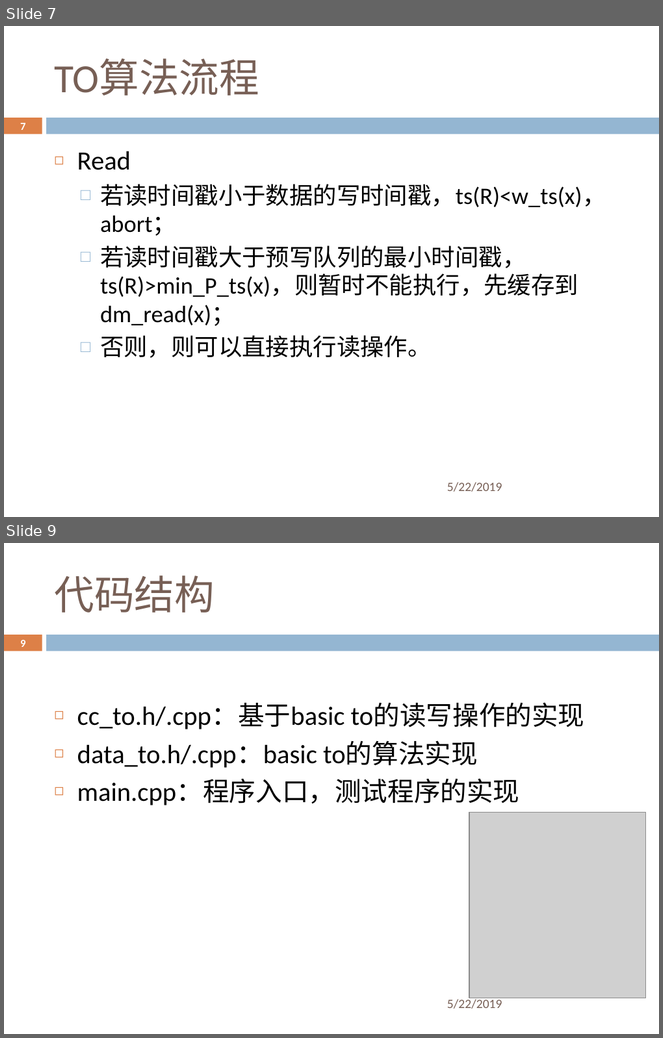
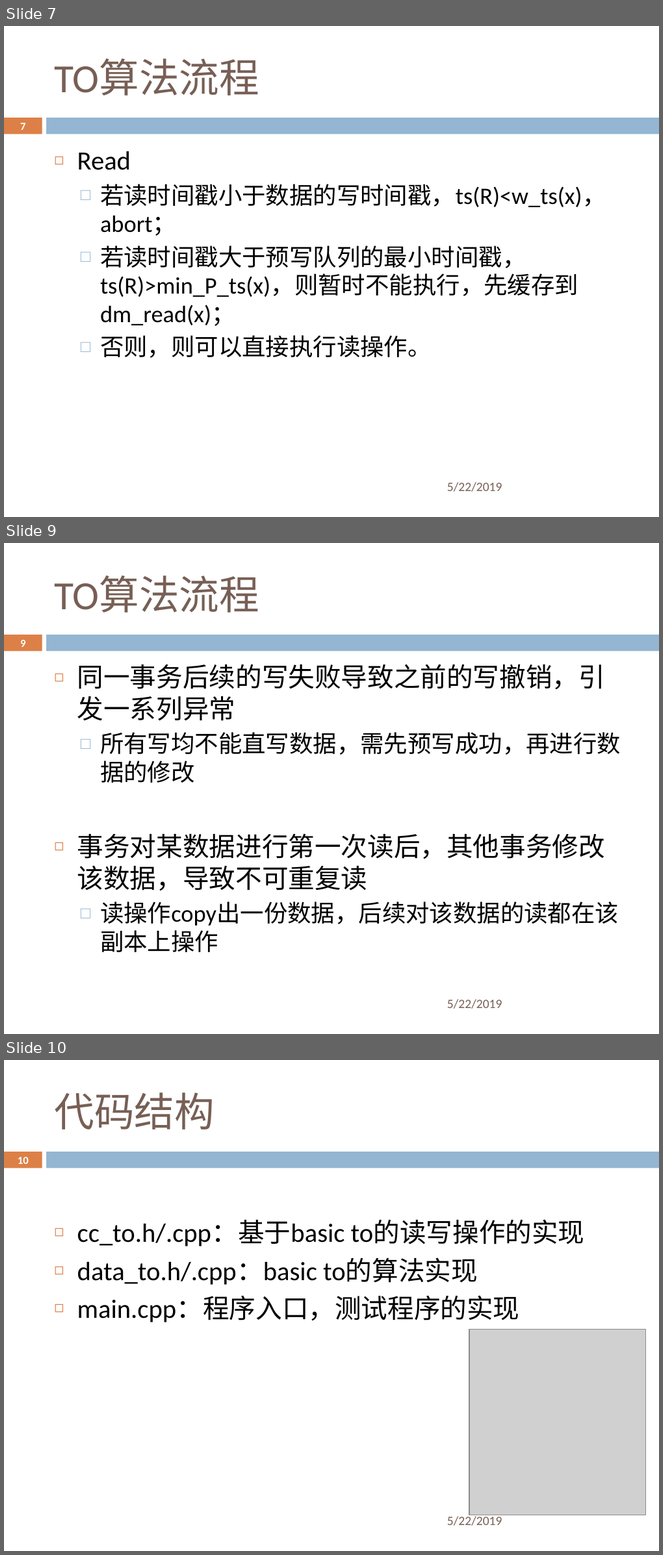
Before and after one commit to ZhangZihao270/DaSE_DBMS_Implemention, a slide deck: 并发控制/cc_to/slides/cc_to.pptx. Shown one above the other, each under a label of ours: slides 7 and 9 before the commit, slides 7, 9 and 10 after it; the slides between them are not shown. The pictures are 663x1038 and 663x1555 pixels, drawn with LibreOffice and Linux fonts; fonts in the diff are those of the drawing; grey boxes stand for pictures; background and template pictures are left out. Boxes give left, top, right and bottom in pixels: in the first picture for what was removed or moved away, otherwise in the second. Text is boxed around its words. In the diff, an @@ line names an element or a change of style, - is before the commit and + after.

```diff
--- a/并发控制/cc_to/slides/cc_to.pptx
+++ b/并发控制/cc_to/slides/cc_to.pptx
@@ slide 9 added at bbox=[4, 543, 659, 1034], background #FFFFFF; not listed: 2 template elements that a slide beside it also shows @@
@@ title added at bbox=[54, 576, 259, 613], 44 pt, text #775F55 @@
+TO算法流程
@@ page number added at bbox=[20, 640, 25, 647], 11.9 pt, text #FFFFFF, bold @@
+9
@@ text added at bbox=[77, 664, 621, 953], 29 pt, text #000000 @@
+◻ 同一事务后续的写失败导致之前的写撤销，引发一系列异常
+  □ 所有写均不能直写数据，需先预写成功，再进行数据的修改
+◻ 事务对某数据进行第一次读后，其他事务修改该数据，导致不可重复读
+  □ 读操作copy出一份数据，后续对该数据的读都在该副本上操作
@@ text added at bbox=[447, 999, 503, 1009], 14 pt, text #775F55 @@
+5/22/2019
@@ what was slide 9 is now slide 10 @@
@@ page number at bbox=[18, 1157, 29, 1164]: text changed @@
-9
+10
```
Also in this commit, not shown: 7 slides changed.
